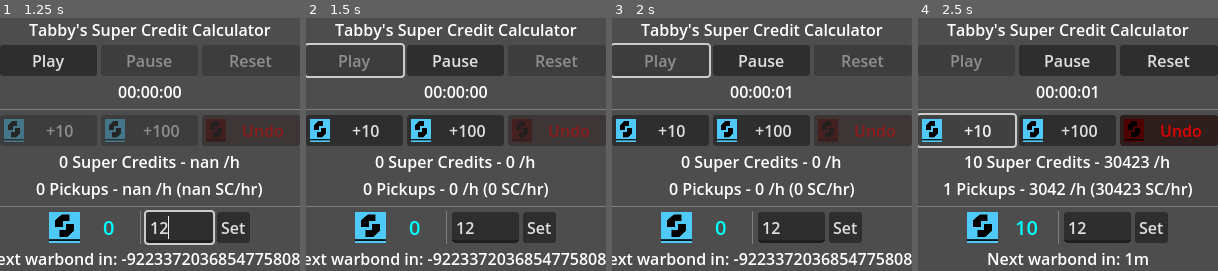
Above: before the commit, frames 1-4 (left to right).
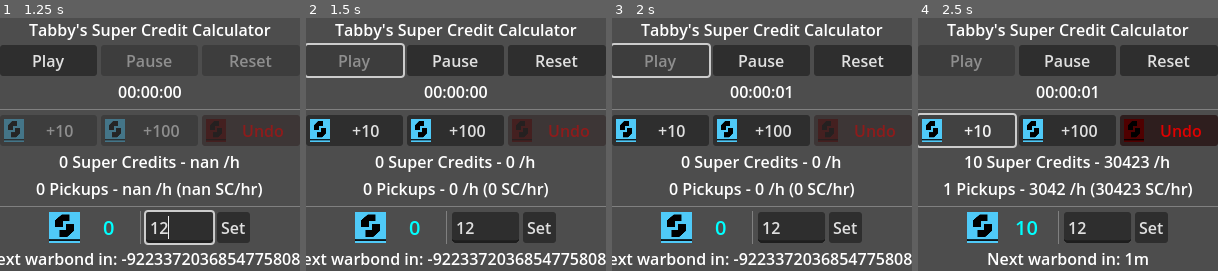
Above: after the commit, the same moments.

Repository: Clevertop/Helldiver-2-Farming-Calculator
Game: Godot game, scene res://main.tscn
Two runs of this game, one before a commit and one after it. Both use one fixed random seed, a clock stepped at 60 frames per second and the inputs below. Before the commit the project has no main scene; this scene is started directly in both runs.
Inputs (mouse positions are in pixels of both pictures, inside the frame that each line leads up to):
- Up to frame 1 (1.25 s): click (180, 227) at 0.52 s; type "12" at 0.6 s
- Up to frame 2 (1.5 s): click "Play" at 1.25 s
- Up to frame 3 (2 s): no input
- Up to frame 4 (2.5 s): click "+10" at 2 s

Frame 1 is identical in both runs. In frame 2, 0.3% of the frame differs, in the area x 76-91%, y 14-20%; in frame 3, 0.3%; in frame 4, nothing differs.

Commit message:
calculation for next warbond now wraps around if you have euqal to or greater than 1000 sc

Diff:
--- a/logic.gd
+++ b/logic.gd
@@ -33,7 +33,7 @@
 	pause_button.disabled = !running
 	add10_button.disabled = !running
 	add100_button.disabled = !running
-	reset_button.disabled = not pickups.size() > 0
+	reset_button.disabled = not timer > 0
 	undo_button.disabled = not pickups.size() > 0
 
 	current_sc_label.text = str(super_credits)
@@ -44,7 +44,8 @@
 
 #returns the amount of minutes until 1000 sc reached
 func get_next_warbond() -> int:
-	var next_warbond_needed : float = 1000 - super_credits
+	var next_warbond_needed : float = 1000 - wrap(super_credits,0, 1000)
+
 	if next_warbond_needed <= 0:
 		return 0
 	var sc_per_hour_min : float = round((pickups.size()*10)*(3600/timer))
--- a/project.godot
+++ b/project.godot
@@ -11,6 +11,7 @@
 [application]
 
 config/name="SuperCreditFarm"
+run/main_scene="res://main.tscn"
 config/features=PackedStringArray("4.3", "GL Compatibility")
 config/icon="res://icon.svg"
 
